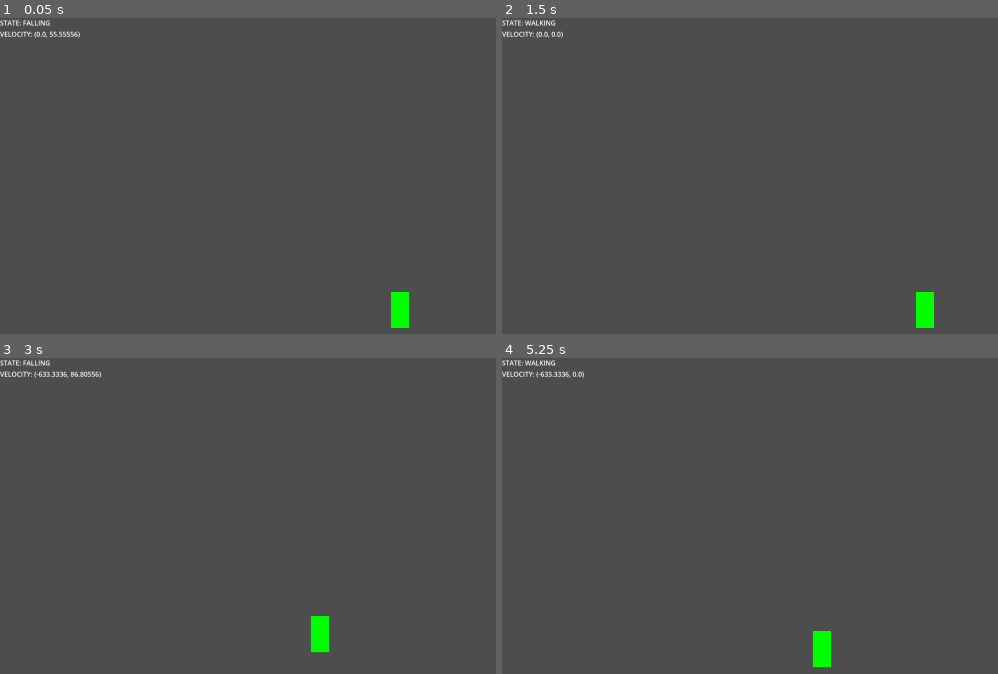
Above: before the commit, frames 1-4 (two rows, left to right).
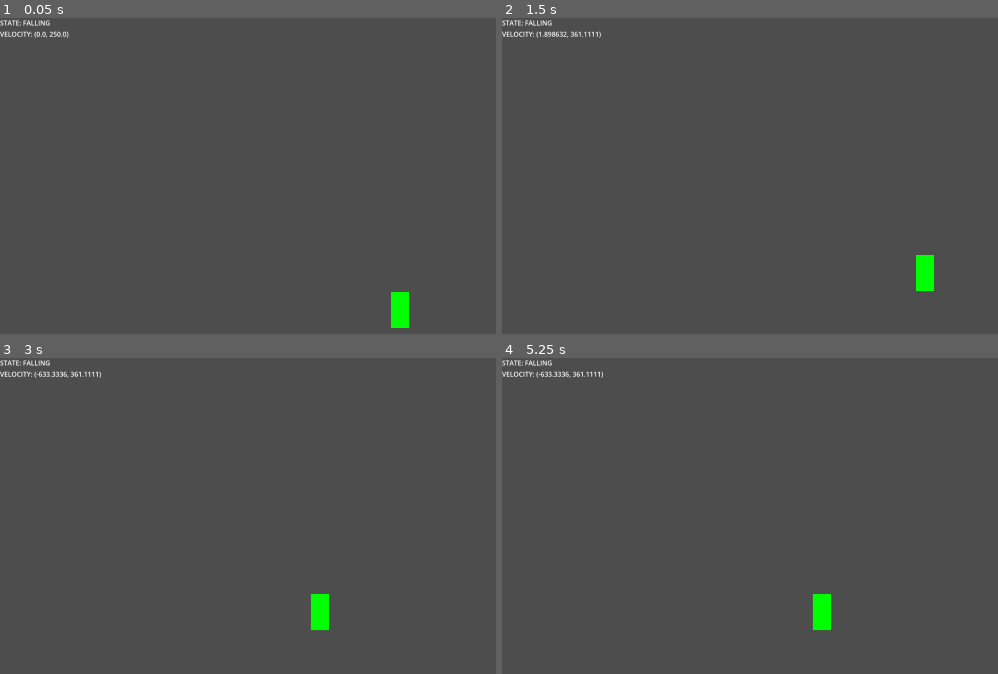
Above: after the commit, the same moments.

Repository: JeriamJito/ProjectWild
Game: Godot game, scene res://stage.tscn
The game is run twice, just before and just after one commit, with the same random seed, the same clock (stepped at 60 frames per second) and the same inputs.
Inputs:
- Up to frame 1 (0.05 s): no input
- Up to frame 2 (1.5 s): tap Enter at 0.5 s; hold D (move_right) from 0.53 s (still down); tap Space (jump) at 0.6, 0.77, 1.07, 1.35 s
- Up to frame 3 (3 s): tap Space (jump) at 1.52, 1.82, 2.1, 2.85 s; release D (move_right) at 2.03 s; hold A (move_left) 2.03-2.78 s; hold D (move_right) from 2.78 s (still down)
- Up to frame 4 (5.25 s): tap Space (jump) at 3.02, 3.32, 3.6, 3.77, 4.07, 4.35, 4.52, 4.82, 5.1 s; release D (move_right) at 4.28 s; hold A (move_left) 4.28-5.03 s; hold D (move_right) from 5.03 s (still down)

The runs differ from the first frame. In frame 1, less than 0.1% of the frame differs, in the area x 10-17%, y 4-7%; in frame 2, 1.0%, in the area x 4-88%, y 0-99%; in frame 3, 0.6%; in frame 4, 1.0%.

Commit message:
(update) ledge grab mechanics
- Grabbing the ledge is now "sticky," causing the player to remain in place until:
  - Configurable timer runs out
  - The player presses the `drop down` action (default `S`)
  - The player presses the `jump` action (default `space`)
    - There is a configurable grace period to prevent spamming the input accidentally pulling the player up immediately

Diff:
--- a/components/gravity.gd
+++ b/components/gravity.gd
@@ -38,6 +38,7 @@
 
 func _physics_process(_delta : float) -> void:
 	if parent.state == STATES.CLIMBING:
+		parent.velocity.y = 0.0
 		return
 	move_vertical()
 
--- /dev/null
+++ b/player/climbing_timeout.gd
@@ -0,0 +1,7 @@
+extends Timer
+class_name ClimbingTimer
+
+@export var spam_grace_period := 0.2
+
+func is_grace_over() -> bool:
+	return wait_time - time_left >= spam_grace_period
--- a/player/player.gd
+++ b/player/player.gd
@@ -10,7 +10,7 @@
 @onready var front_ray_cast: RayCast2D = %FrontRayCast
 @onready var top_ray_cast: RayCast2D = %TopRayCast
 @onready var coyote_time: Timer = %CoyoteTime
-@onready var climbing_timeout: Timer = %ClimbingTimeout
+@onready var climbing_timeout: ClimbingTimer = %ClimbingTimeout
 
 var state := STATES.IDLE
 var direction := 0.0
@@ -29,14 +29,22 @@
 
 	if Input.is_action_just_pressed("jump") and \
 			state in [STATES.JUMPING, STATES.FALLING] and can_ledge_grab():
+		climbing_timeout.start()
 		change_state.emit(STATES.CLIMBING)
 
-	if Input.is_action_just_pressed("jump") and \
+	elif Input.is_action_just_pressed("jump") and \
 			state in [STATES.IDLE, STATES.WALKING, STATES.COYOTE]:
 		change_state.emit(STATES.JUMPING)
 
 	if Input.is_action_just_released("jump") and state == STATES.JUMPING:
 		velocity.y = 0.0
+
+	if state == STATES.CLIMBING:
+		if climbing_timeout.is_stopped() or Input.is_action_just_pressed("drop_down"):
+			climbing_timeout.stop()
+			change_state.emit(STATES.FALLING)
+		elif climbing_timeout.is_grace_over() and Input.is_action_just_pressed("jump"):
+			climb_up()
 
 	coyote_check()
 
@@ -56,7 +64,10 @@
 
 
 func coyote_check() -> void:
-	if not coyote_time.is_stopped() or get_real_velocity().y < 0.0 or is_on_floor():
+	if not coyote_time.is_stopped() or \
+	get_real_velocity().y < 0.0 or \
+	is_on_floor() or \
+	state == STATES.CLIMBING:
 		return
 
 	if state in [STATES.WALKING, STATES.SPRINTING]:
--- a/player/player.tscn
+++ b/player/player.tscn
@@ -1,9 +1,10 @@
-[gd_scene load_steps=6 format=3 uid="uid://dfipd6t0uiicv"]
+[gd_scene load_steps=7 format=3 uid="uid://dfipd6t0uiicv"]
 
 [ext_resource type="Script" uid="uid://c72hkr6kj7ckv" path="res://player/player.gd" id="1_oul6g"]
 [ext_resource type="PackedScene" uid="uid://ckephimkda3cb" path="res://components/gravity.tscn" id="2_rkbax"]
 [ext_resource type="PackedScene" uid="uid://dlg10nup8rkuo" path="res://components/state_machine.tscn" id="3_g1dw6"]
 [ext_resource type="PackedScene" uid="uid://0e2015teptyf" path="res://components/movement.tscn" id="3_yw30f"]
+[ext_resource type="Script" uid="uid://b44ffe4rhpsj" path="res://player/climbing_timeout.gd" id="5_qjkh3"]
 
 [sub_resource type="CapsuleShape2D" id="CapsuleShape2D_rkbax"]
 radius = 28.0
@@ -35,9 +36,6 @@
 [node name="Movement" parent="." instance=ExtResource("3_yw30f")]
 
 [node name="Gravity" parent="." instance=ExtResource("2_rkbax")]
-jump_height = 150.0
-jump_time_to_peak = 0.4
-jump_time_to_floor = 0.3
 
 [node name="Camera2D" type="Camera2D" parent="."]
 offset = Vector2(0, -200)
@@ -54,8 +52,8 @@
 
 [node name="TopRayCast" type="RayCast2D" parent="."]
 unique_name_in_owner = true
-position = Vector2(0, -100)
-target_position = Vector2(0, 100)
+position = Vector2(0, -75)
+target_position = Vector2(0, 75)
 
 [node name="CoyoteTime" type="Timer" parent="."]
 unique_name_in_owner = true
@@ -65,3 +63,4 @@
 [node name="ClimbingTimeout" type="Timer" parent="."]
 unique_name_in_owner = true
 one_shot = true
+script = ExtResource("5_qjkh3")
--- a/project.godot
+++ b/project.godot
@@ -47,3 +47,8 @@
 "events": [Object(InputEventKey,"resource_local_to_scene":false,"resource_name":"","device":-1,"window_id":0,"alt_press …(191 unchanged characters)…
 ]
 }
+drop_down={
+"deadzone": 0.2,
+"events": [Object(InputEventKey,"resource_local_to_scene":false,"resource_name":"","device":-1,"window_id":0,"alt_pressed":false,"shift_pressed":false,"ctrl_pressed":false,"meta_pressed":false,"pressed":false,"keycode":0,"physical_keycode":83,"key_label":0,"unicode":115,"location":0,"echo":false,"script":null)
+]
+}
Not shown, added: player/climbing_timeout.gd.uid
